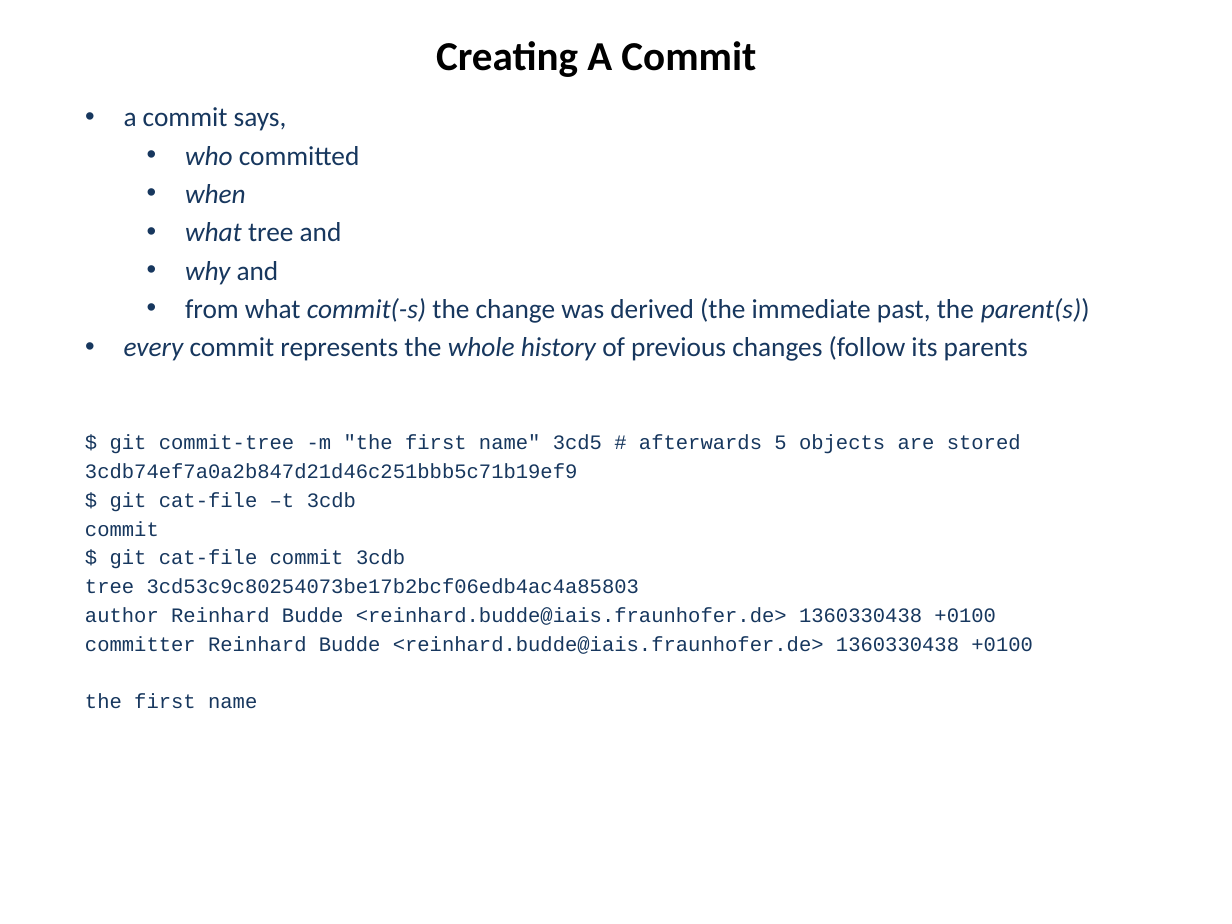
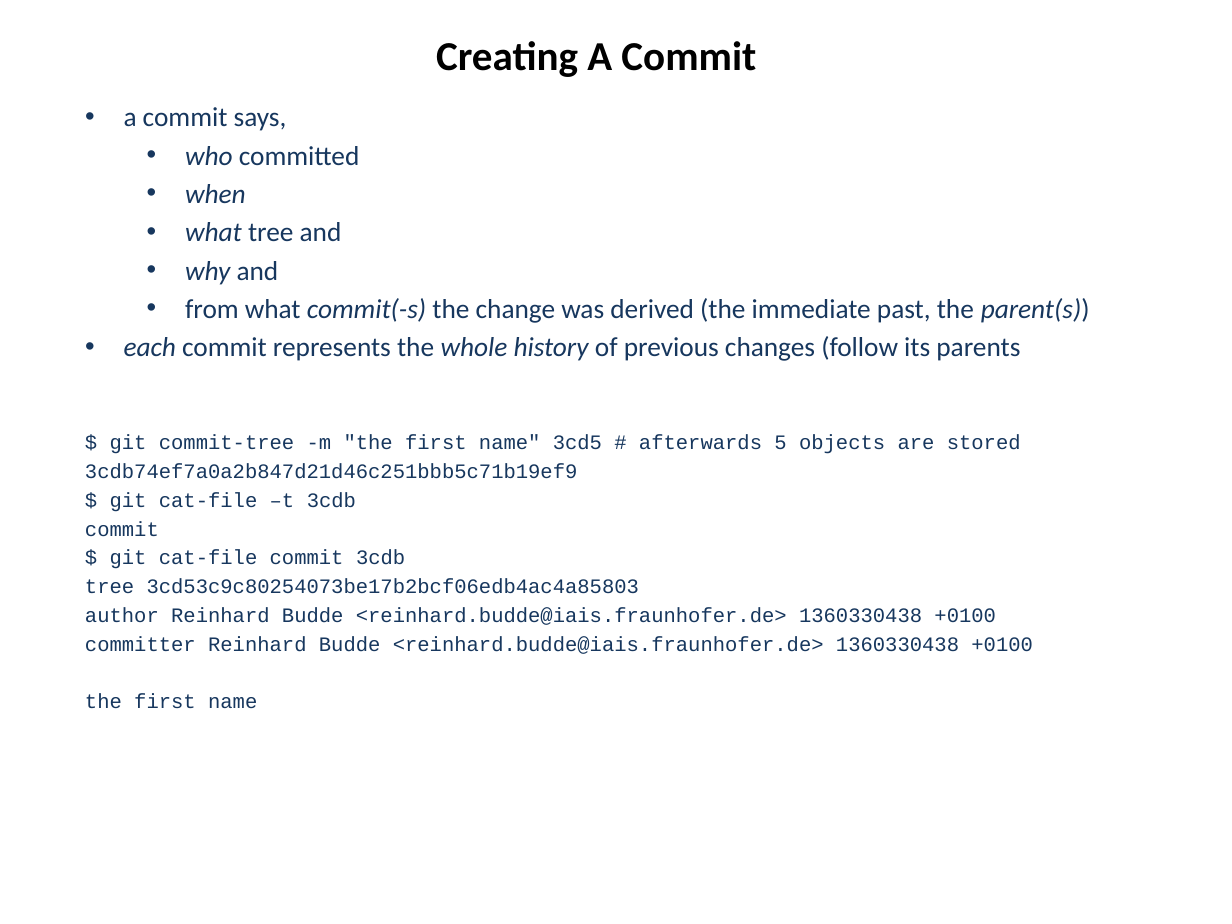
Before and after one commit to hanbei/git_tutorial, a slide deck: slide 14 of architektur.pptx. Drawn at 1232x924 pixels with LibreOffice and Linux fonts; fonts in the diff are those of the drawing. Boxes give left, top, right and bottom in pixels: in the first picture for what was removed or moved away, otherwise in the second. Text is boxed around its words. In the diff, an @@ line names an element or a change of style, - is before the commit and + after.

```diff
--- a/architektur.pptx
+++ b/architektur.pptx
@@ subtitle at bbox=[124, 336, 1020, 361]: text changed @@
-• every commit represents the whole history of previous changes (follow its parents
+• each commit represents the whole history of previous changes (follow its parents
```
Also in this commit, not shown: 7 other slides changed, 4 slides added.
